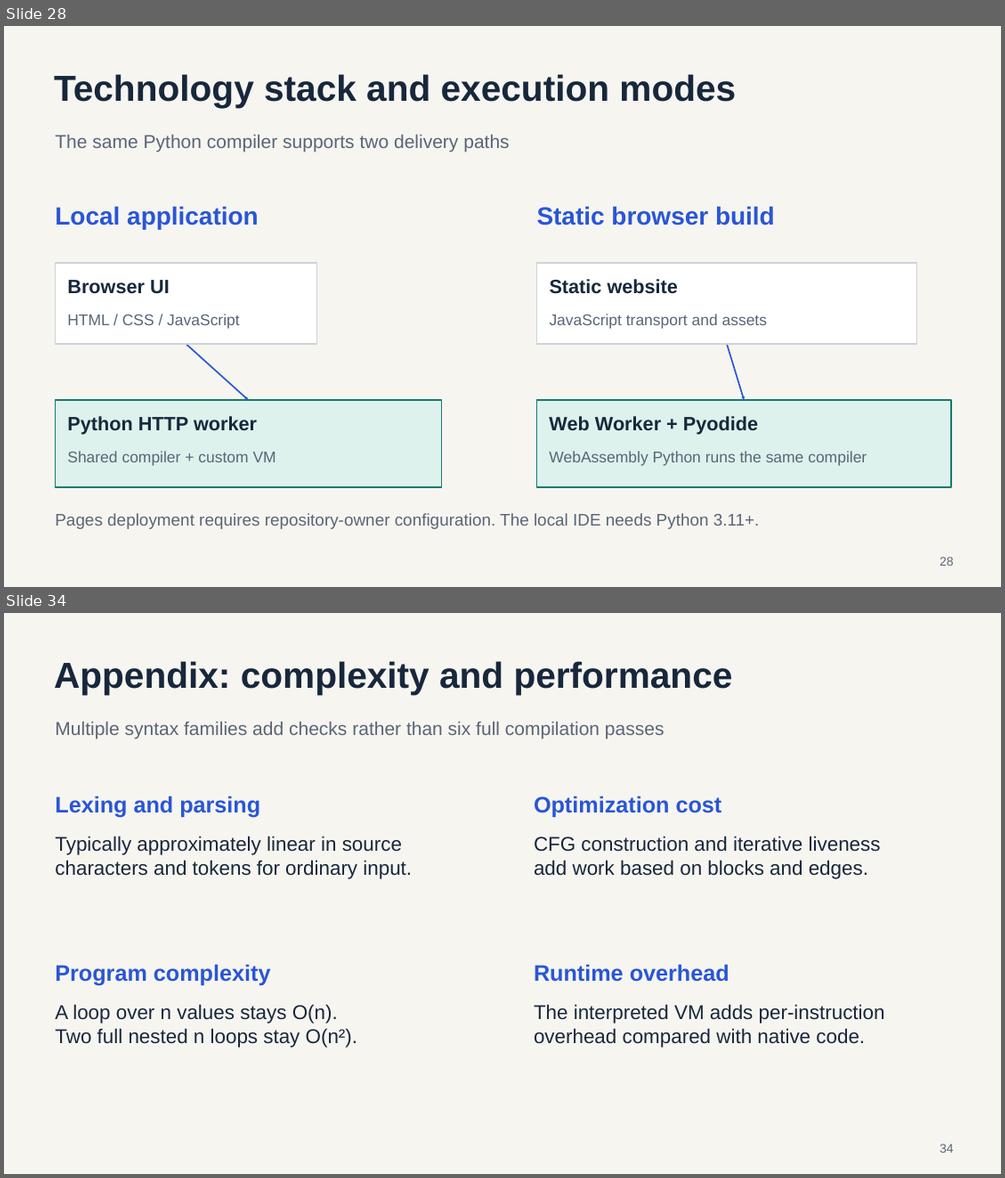
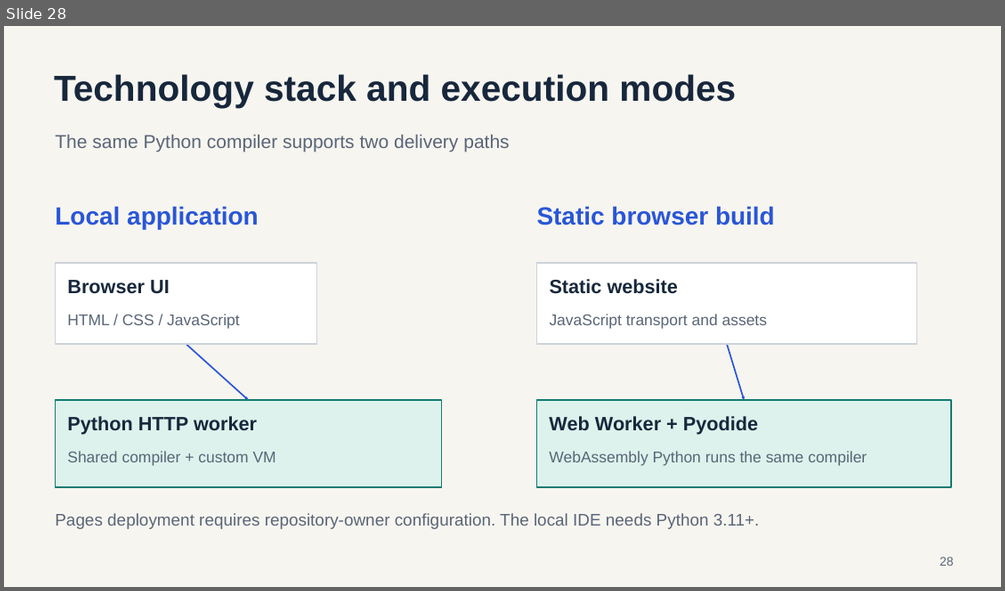
Before and after one commit to hst257/PolyGlot, a slide deck: presentation/output/PolyGlot_Compiler_Design_Redesigned.pptx. Shown one above the other, each under a label of ours: slides 28 and 34 before the commit, slide 28 after it; the slides between them are not shown. The pictures are 1005x1178 and 1005x591 pixels, drawn with LibreOffice and Linux fonts; fonts in the diff are those of the drawing. Boxes give left, top, right and bottom in pixels: in the first picture for what was removed or moved away, otherwise in the second. Text is boxed around its words. In the diff, an @@ line names an element or a change of style, - is before the commit and + after.

```diff
--- a/presentation/output/PolyGlot_Compiler_Design_Redesigned.pptx
+++ b/presentation/output/PolyGlot_Compiler_Design_Redesigned.pptx
@@ slide 34 removed at (4,613,1001,1174), background #F7F5F0 @@
@@ text removed at (54,661,733,695) @@
-Appendix: complexity and performance
@@ text removed at (55,722,664,738) @@
-Multiple syntax families add checks rather than six full compilation passes
@@ text removed at (55,795,260,818) @@
-Lexing and parsing
@@ text removed at (534,795,722,818) @@
-Optimization cost
@@ text removed at (55,835,412,879) @@
-Typically approximately linear in source
-characters and tokens for ordinary input.
@@ text removed at (534,835,881,879) @@
-CFG construction and iterative liveness
-add work based on blocks and edges.
@@ text removed at (55,964,271,986) @@
-Program complexity
@@ text removed at (534,964,729,981) @@
-Runtime overhead
@@ text removed at (55,1004,357,1047) @@
-A loop over n values stays O(n).
-Two full nested n loops stay O(n²).
@@ text removed at (534,1004,885,1047) @@
-The interpreted VM adds per-instruction
-overhead compared with native code.
@@ text removed at (939,1143,954,1152) @@
-34
```
Also in this commit, not shown: 3 slides added, 7 other slides removed, 1 other file.
